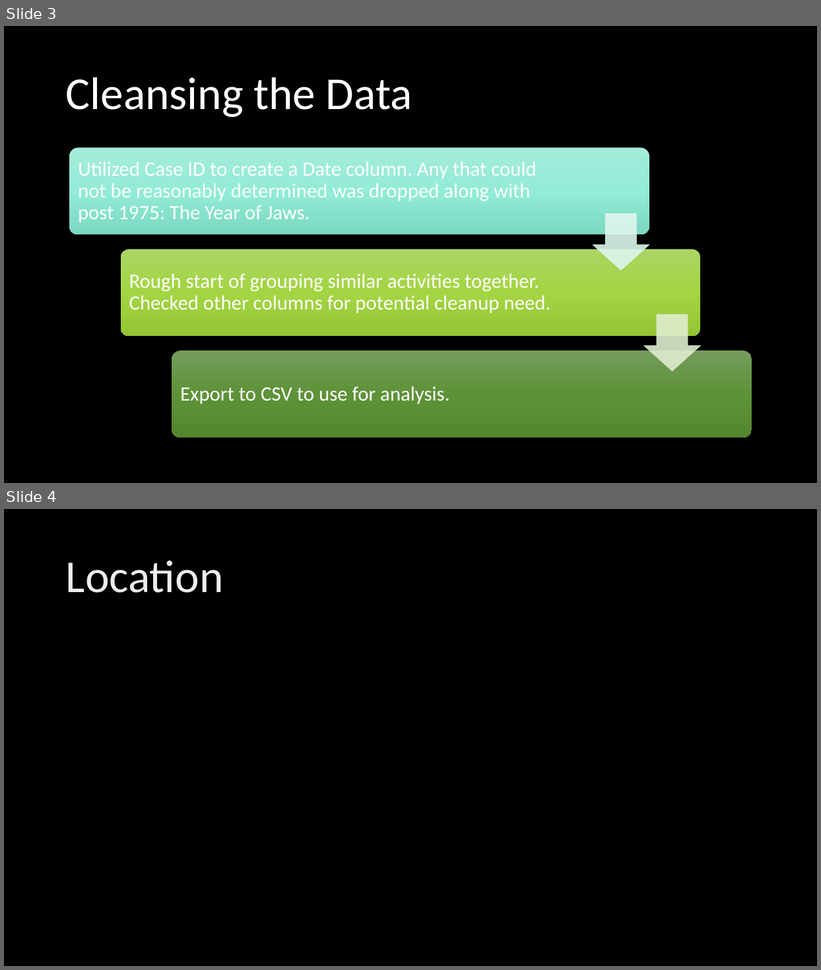
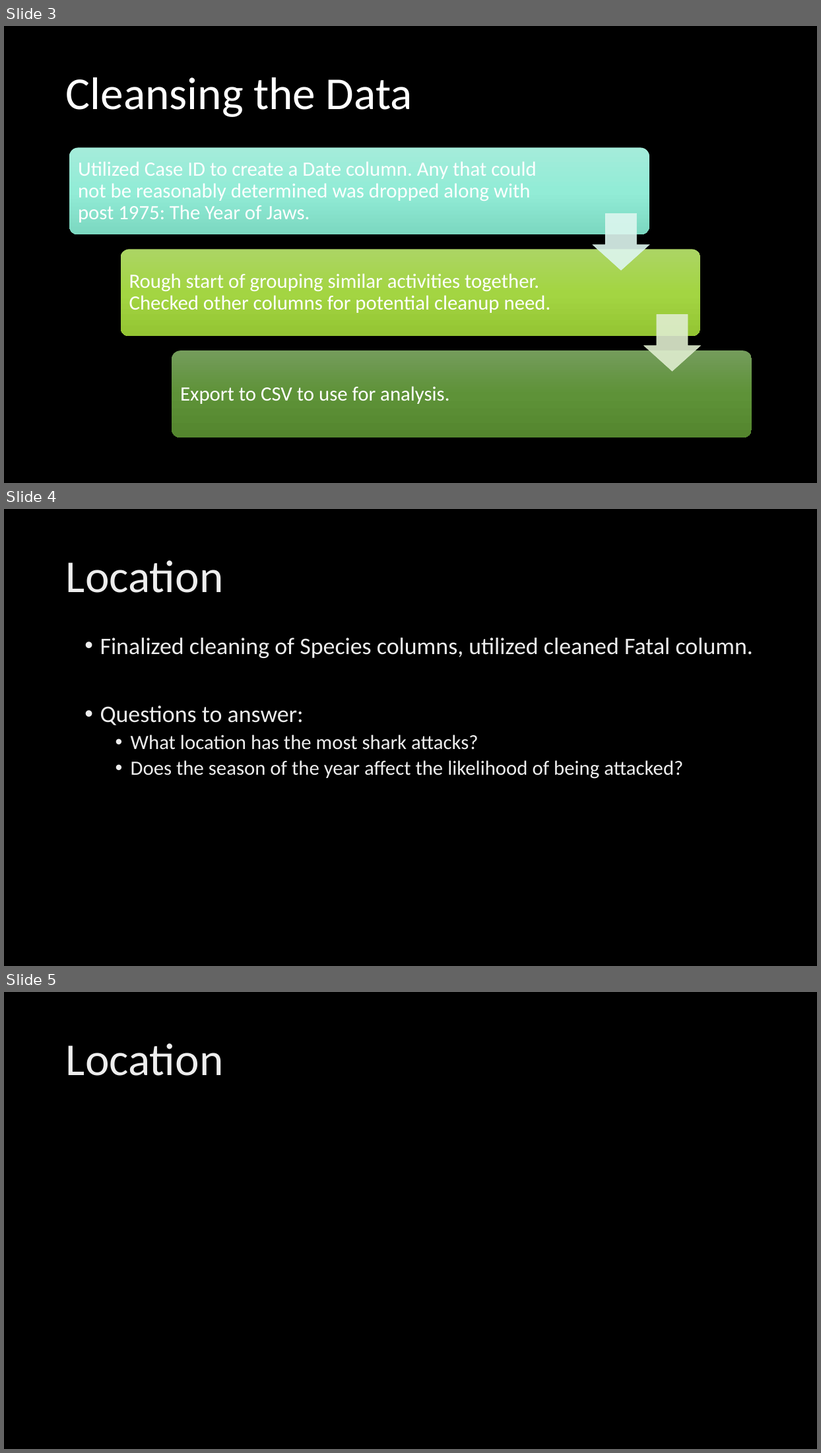
Before and after one commit to staceyj118/Shark-Attacks, a slide deck: Presentation.pptx. Shown one above the other, each under a label of ours: slides 3 and 4 before the commit, slides 3, 4 and 5 after it. The pictures are 821x970 and 821x1453 pixels, drawn with LibreOffice and Linux fonts; fonts in the diff are those of the drawing; background and template pictures are left out. Boxes give left, top, right and bottom in pixels: in the first picture for what was removed or moved away, otherwise in the second. Text is boxed around its words. In the diff, an @@ line names an element or a change of style, - is before the commit and + after.

```diff
--- a/Presentation.pptx
+++ b/Presentation.pptx
@@ slide 4 added at <box>4,509,817,966</box>, background picture (left out) @@
@@ title added at <box>66,560,223,593</box>, 54 pt, text gradient #BFBFBF to #EDEDED to #FFFFFF @@
+Location
@@ text added at <box>100,638,753,779</box>, 24 pt, text gradient #BFBFBF to #EDEDED to #FFFFFF @@
+• Finalized cleaning of Species columns, utilized cleaned Fatal column.
+• Questions to answer:
+  • What location has the most shark attacks?
+  • Does the season of the year affect the likelihood of being attacked?
@@ what was slide 4 is now slide 5 @@
```
Also in this commit, not shown: 1 slide changed, 6 other slides added, 5 slides removed, 3 other files.
